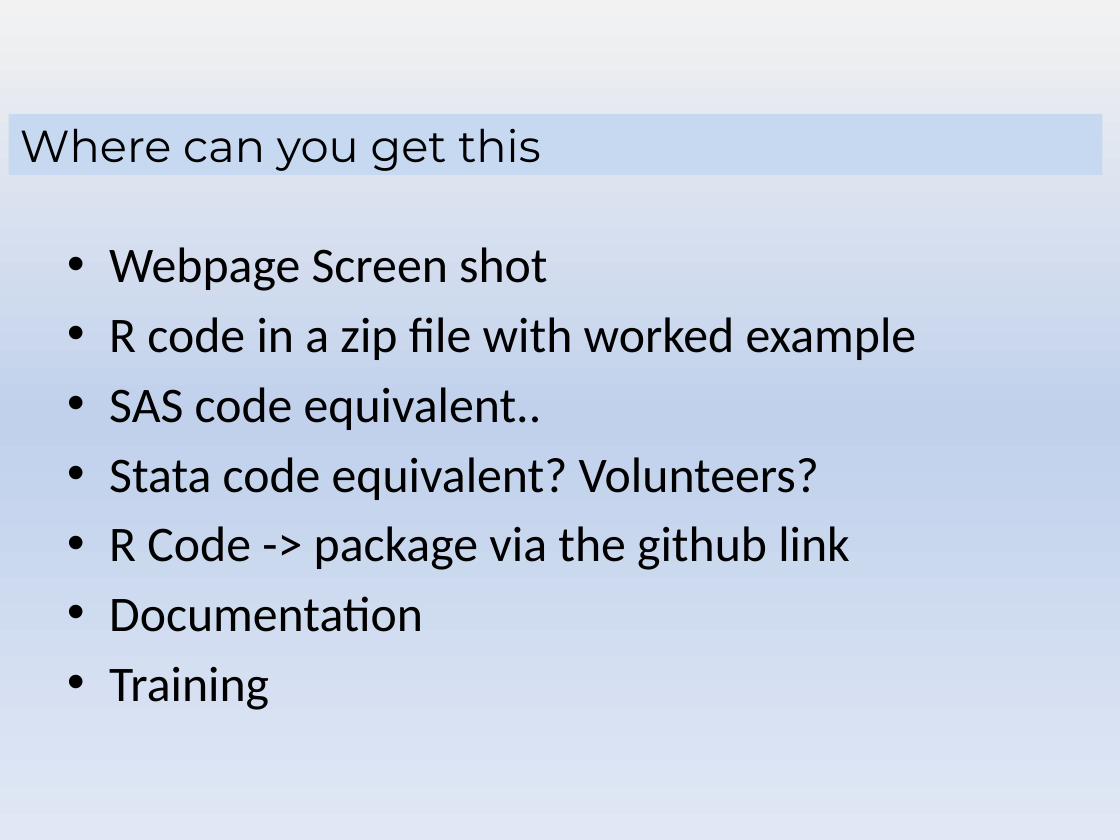
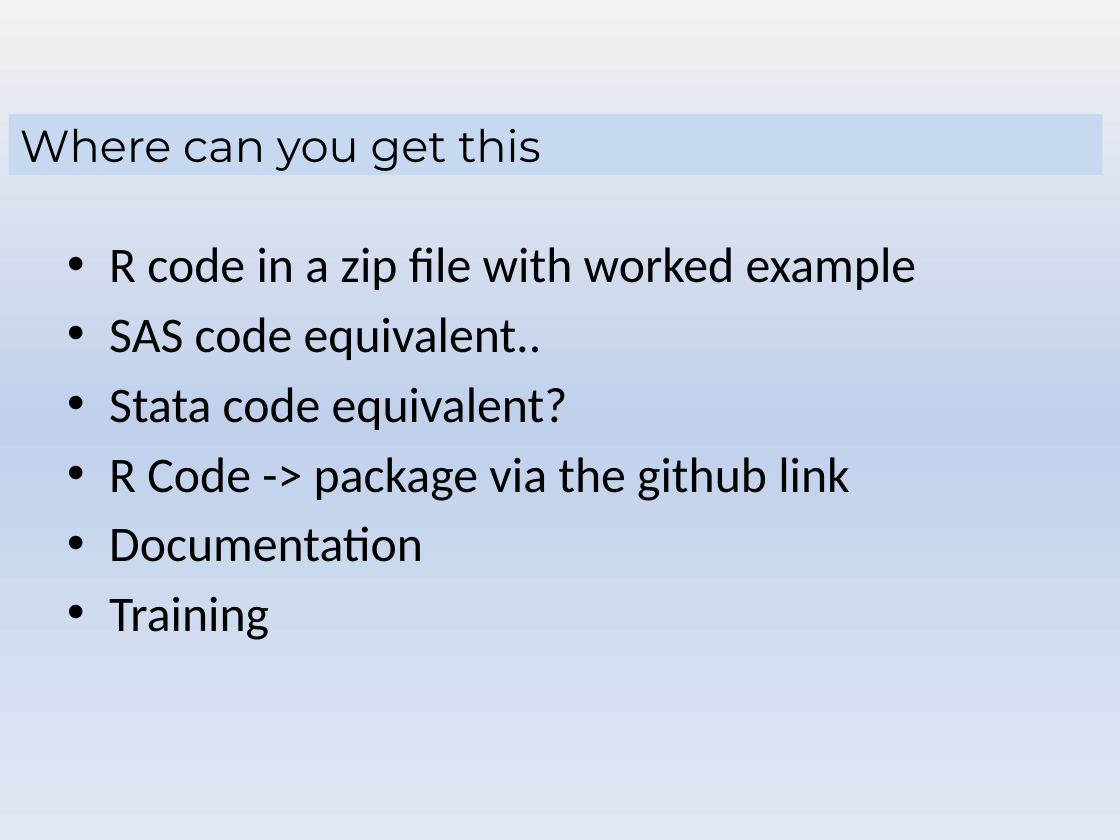
Before and after one commit to shug0131/eudraCT, a slide deck: slide 14 of documentation/Eudract Project Stats Leads.pptx (slide 13 before the commit). Drawn at 1120x840 pixels with LibreOffice and Linux fonts; fonts in the diff are those of the drawing; background and template pictures are left out. Boxes give left, top, right and bottom in pixels: in the first picture for what was removed or moved away, otherwise in the second. Text is boxed around its words. In the diff, an @@ line names an element or a change of style, - is before the commit and + after.

```diff
--- a/documentation/Eudract Project Stats Leads.pptx
+++ b/documentation/Eudract Project Stats Leads.pptx
@@ text at (x1=109, y1=247, x2=547, y2=291): paragraph removed @@
-• Webpage Screen shot
@@ text at (x1=109, y1=387, x2=568, y2=430): text changed @@
-• Stata code equivalent? Volunteers?
+• Stata code equivalent?
```
Also in this commit, not shown: 1 slide added, 6 other files.
